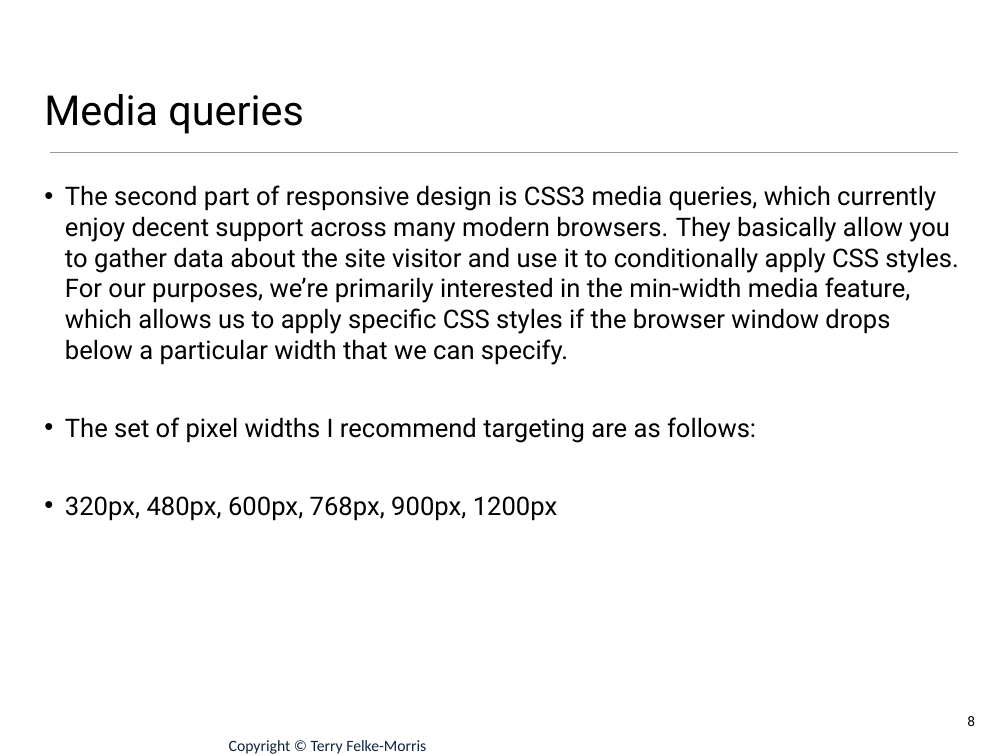
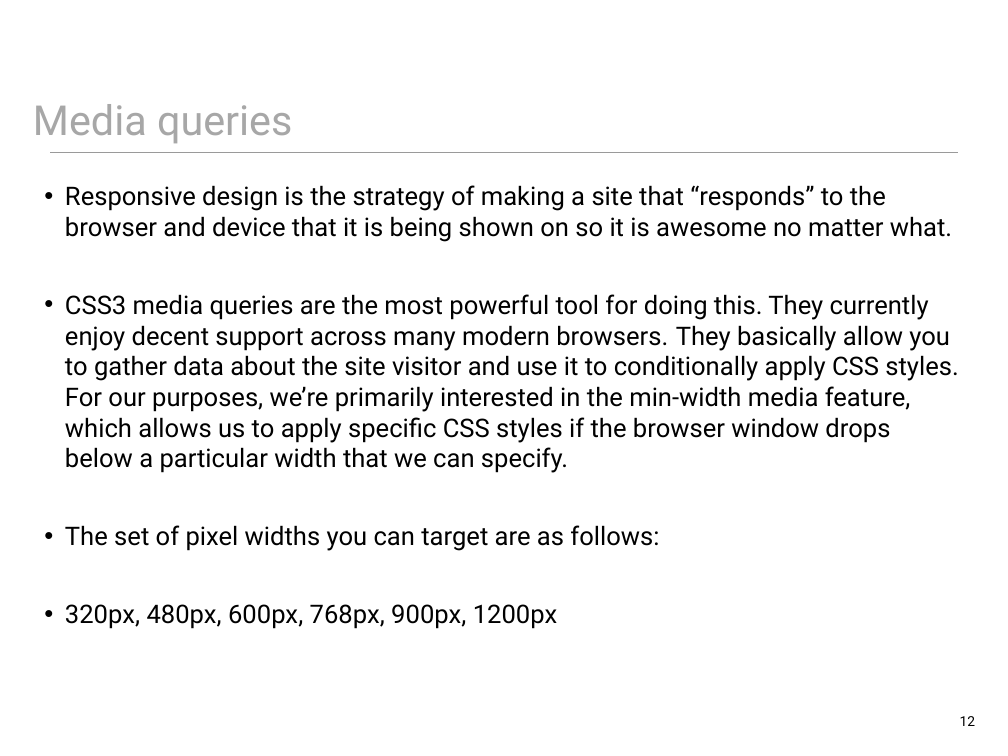
Before and after one commit to wit-web-dev-2015/web-dev-1, a slide deck: slide 12 of topic07/talk-1/a-css-layout-part2.pptx (slide 8 before the commit). Drawn at 1008x756 pixels with LibreOffice and Linux fonts; fonts in the diff are those of the drawing. Boxes give left, top, right and bottom in pixels: in the first picture for what was removed or moved away, otherwise in the second. Text is boxed around its words. In the diff, an @@ line names an element or a change of style, - is before the commit and + after.

```diff
--- a/topic07/talk-1/a-css-layout-part2.pptx
+++ b/topic07/talk-1/a-css-layout-part2.pptx
@@ title "Media queries": place and size @@
-title "Media queries" at (44,94,303,134)
+title "Media queries" at (33,104,292,143)
@@ title "Media queries" at (33,104,292,143): text colour #000000 to #A7A7A7 @@
@@ text at (65,185,958,551): text changed @@
-• The second part of responsive design is CSS3 media queries, which currently enjoy decent support across many modern browsers. They basically allow you to gather data about the site visitor and use it to conditionally apply CSS styles. For our purposes, we’re primarily interested in the min-width media feature, which allows us to apply specific CSS styles if the browser window drops below a particular width that we can specify.
-• The set of pixel widths I recommend targeting are as follows:
+• Responsive design is the strategy of making a site that “responds” to the browser and device that it is being shown on so it is awesome no matter what.
+• CSS3 media queries are the most powerful tool for doing this. They currently enjoy decent support across many modern browsers. They basically allow you to gather data about the site visitor and use it to conditionally apply CSS styles. For our purposes, we’re primarily interested in the min-width media feature, which allows us to apply specific CSS styles if the browser window drops below a particular width that we can specify.
+• The set of pixel widths you can target are as follows:
@@ page number at (960,716,975,726): text changed @@
-8
+12
@@ text removed at (229,740,426,754) @@
-Copyright © Terry Felke-Morris
```
Also in this commit, not shown: 14 other slides changed, 6 slides added, 5 slides removed, 32 other files.
